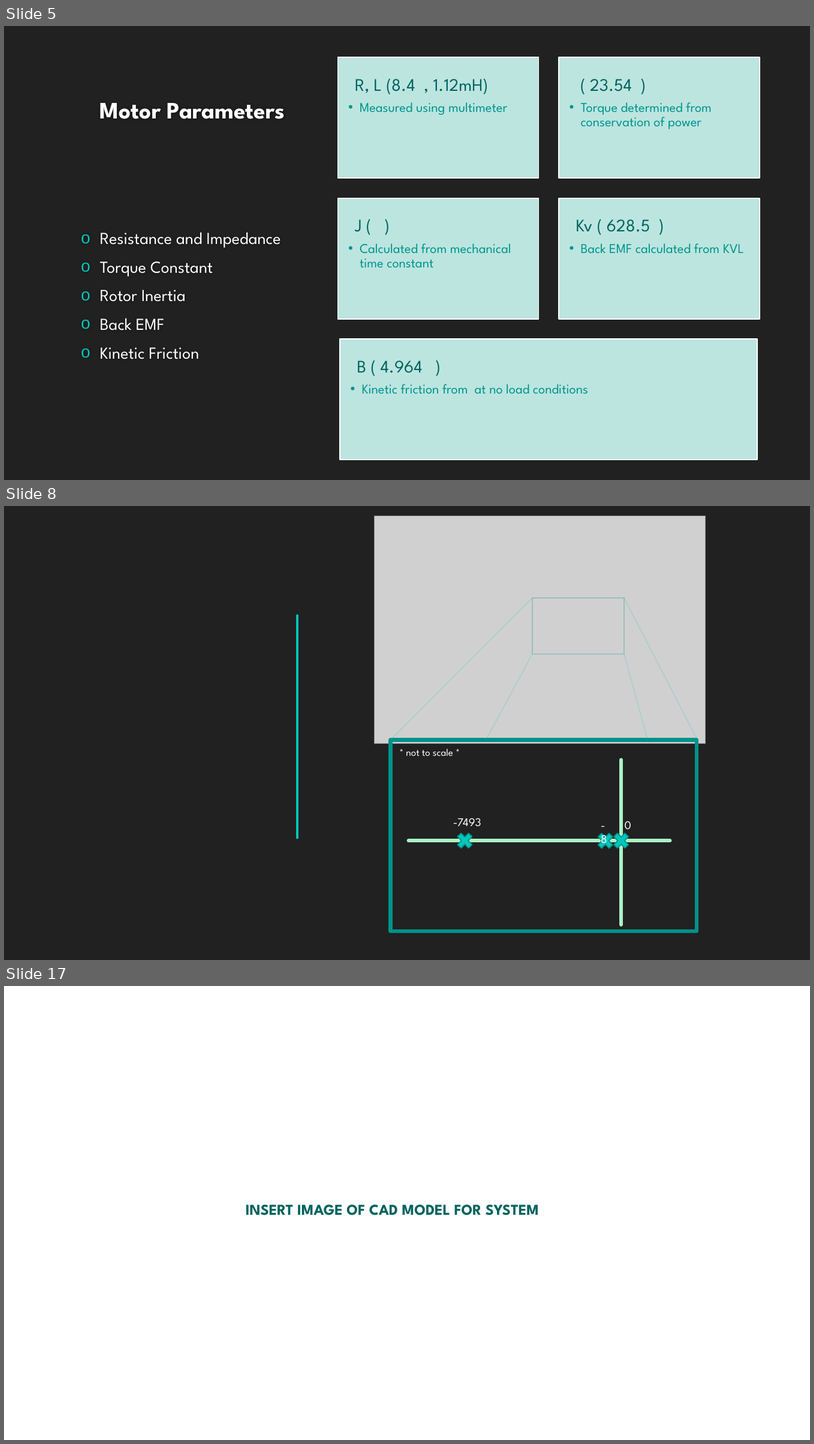
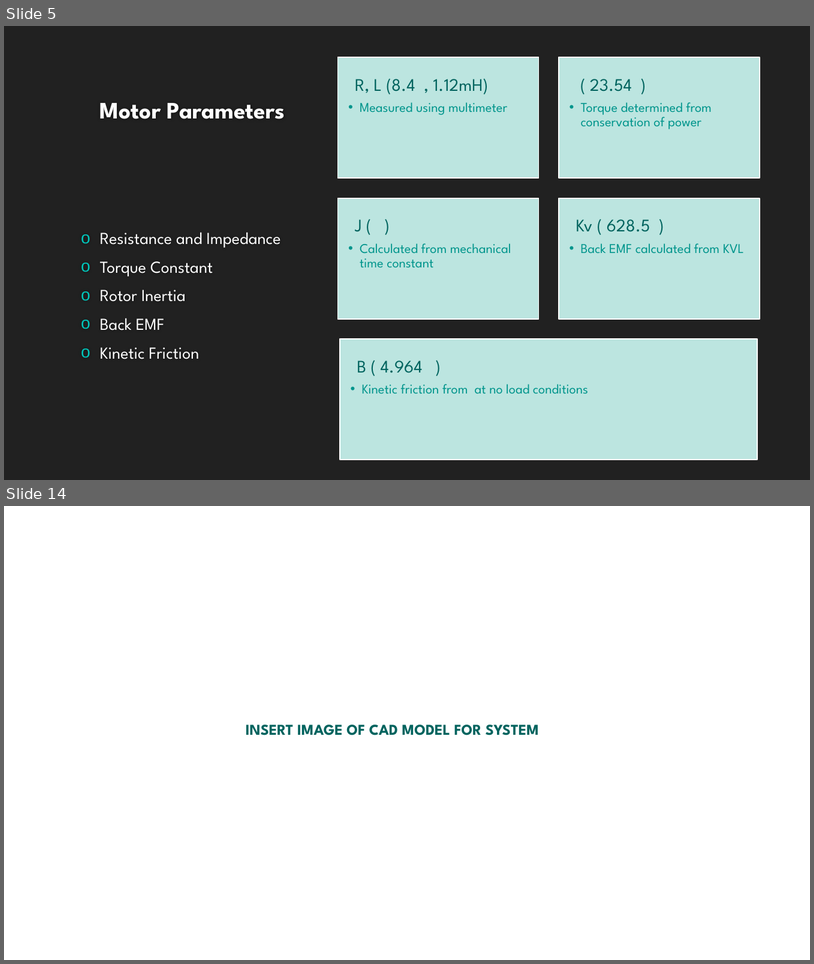
Before and after one commit to lcall3/Controller, a slide deck: doc/report/demo2.pptx. Shown one above the other, each under a label of ours: slides 5, 8 and 17 before the commit, slides 5 and 14 after it; the slides between them are not shown. The pictures are 814x1444 and 814x964 pixels, drawn with LibreOffice and Linux fonts; fonts in the diff are those of the drawing; grey boxes stand for pictures; background and template pictures are left out. Boxes give left, top, right and bottom in pixels: in the first picture for what was removed or moved away, otherwise in the second. Text is boxed around its words. In the diff, an @@ line names an element or a change of style, - is before the commit and + after.

```diff
--- a/doc/report/demo2.pptx
+++ b/doc/report/demo2.pptx
@@ slide 8 removed at box(4, 506, 810, 960), background #212121 @@
@@ line removed from (297, 615) to (297, 838) @@
@@ group removed at box(375, 516, 706, 931): 6 lines, 4 texts, 3 crosses, 2 rectangles, 1 picture @@
--7493
--8
-0
-* not to scale *
@@ what was slide 17 is now slide 14 @@
```
Also in this commit, not shown: 7 slides changed, 4 slides added, 5 other slides removed, 5 other files.
